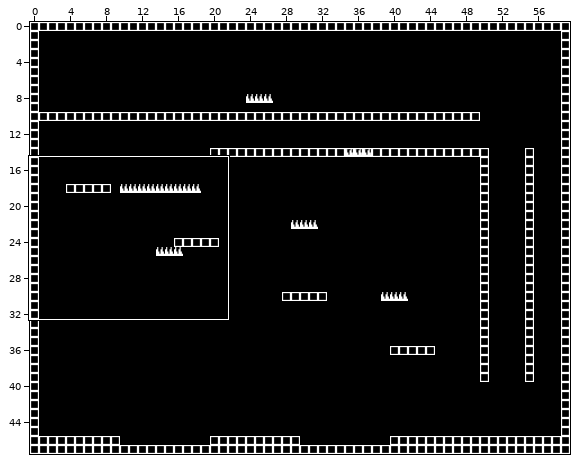
Tiled map: data/levels/demo.tmx. Above, an overview of the earlier version with the close-up marked.
Close-up. Before the commit:
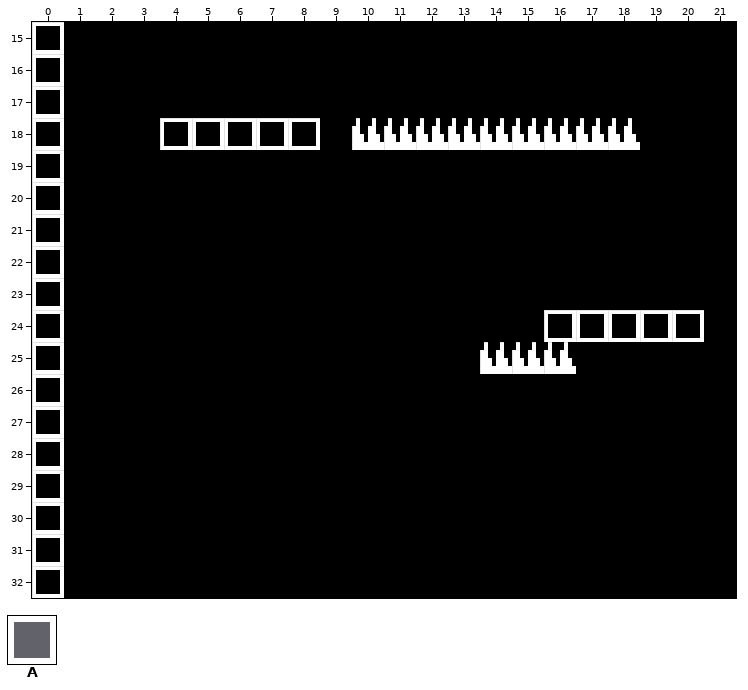
Cells are 64x64 px. Shown: x 0..21, y 15..32. The commit also changed other parts of the map, which this record leaves out.
Key: from "tiles_color_squares": A 7.
_ is an empty cell.
Layers that did not change in this view are not listed.
Layer "terrain" before, first column x 0:
15 A_____________________
16 A_____________________
17 A_____________________
18 A___AAAAA_____________
19 A_____________________
20 A_____________________
21 A_____________________
22 A_____________________
23 A_____________________
24 A_______________AAAAA_
25 A_____________________
26 A_____________________
27 A_____________________
28 A_____________________
29 A_____________________
30 A_____________________
31 A_____________________
32 A_____________________
After the commit:
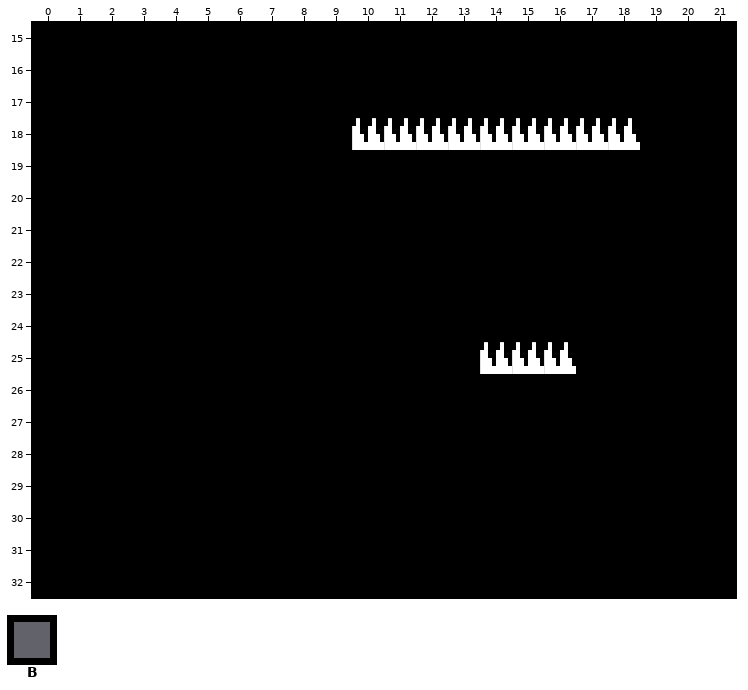
Further tiles: from "tiles_color_squares": B 0.
Diff:
Changed rows in their new state; . is an unchanged cell.
Layer "terrain":
first column x 0:
15 B....................
16 B....................
17 B....................
18 B...BBBBB............
19 B....................
20 B....................
21 B....................
22 B....................
23 B....................
24 B...............BBBBB
25 B....................
26 B....................
27 B....................
28 B....................
29 B....................
30 B....................
31 B....................
32 B....................
Changed places in both close-ups, as pixel boxes (x1, y1, x2, y2):
changed: (32, 22, 64, 598)
changed: (160, 118, 320, 150)
changed: (544, 310, 704, 342)
